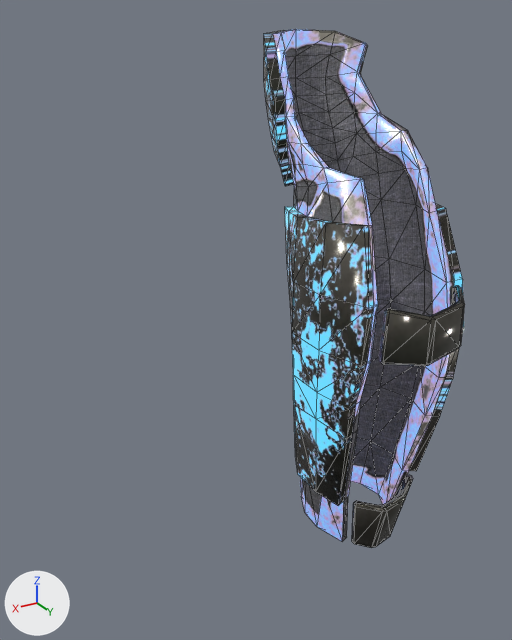
Renders of the glTF model foot/Holy_Greaves/holy_greaves.glb from each side of a commit.
Before and after are seen from a 50 mm camera at (0.214, 0.348, 0.327) aimed at (0.013, 0.014, 0.16). Lighting does not change. The marker at lower left points along +X, +Y and +Z. Mesh edges are drawn as thin lines. Vertices at the same position are counted once.

The first picture shows 'holy_greaves'.
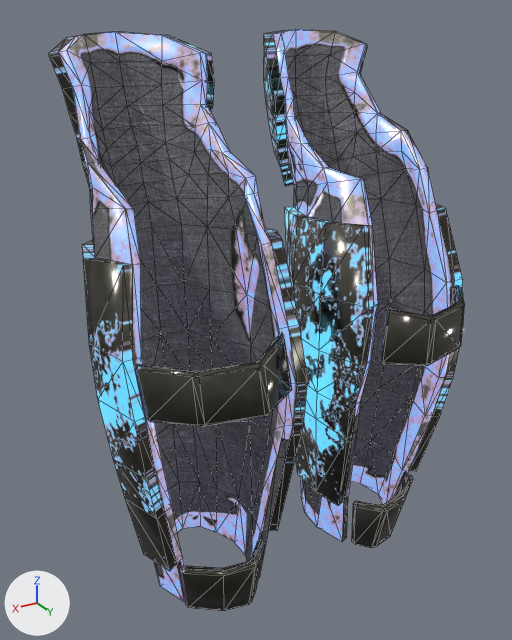
The newer file is also turned or shifted as a whole; pictures and numbers use the older file's frame.

Boxes (x1, y1, x2, y2) around the edits, measured in the pictures (512 x 640 px):
'holy_greaves', reshaped (106% wider, 12% taller): before (263, 29, 465, 548); after (48, 29, 465, 611)
part 1 of me_face_plate_plate_003, added: after (48, 31, 307, 602)
part 2 of me_face_plate_plate_003, added (black): after (136, 336, 292, 427)
part 3 of me_face_plate_plate_003, added (black): after (179, 540, 265, 611)

The change in detail:
me_face_plate_plate_003 has 445 vertices, 924 faces and spans x -0.114..-0.006, y -0.06..0.1, z 0.105..0.418.
me_face_plate_plate_003 is used by ob_holy_greaves; location (0.0029, -0.0023, -0.0991).
me_face_plate_plate_003 part 1: the loose piece of 347 vertices spanning x -0.114..-0.006, y -0.06..0.084, z 0.107..0.418 is copied, and the copy is mirrored in x about its middle, then moved by (0.125, 0.0, 0.0); it spans x 0.01..0.118, y -0.06..0.084, z 0.107..0.418.
me_face_plate_plate_003 part 2: the loose piece of 52 vertices spanning x -0.103..-0.027, y 0.066..0.1, z 0.249..0.281 is copied, and the copy is mirrored in x about its middle, then moved by (0.134, 0.0, 0.0); it spans x 0.031..0.106, y 0.066..0.1, z 0.249..0.281.
me_face_plate_plate_003 part 3: the loose piece of 46 vertices spanning x -0.084..-0.032, y 0.055..0.082, z 0.105..0.143 is copied, and the copy is mirrored in x about its middle, then moved by (0.12, 0.0, 0.0); it spans x 0.035..0.088, y 0.055..0.082, z 0.105..0.143.
